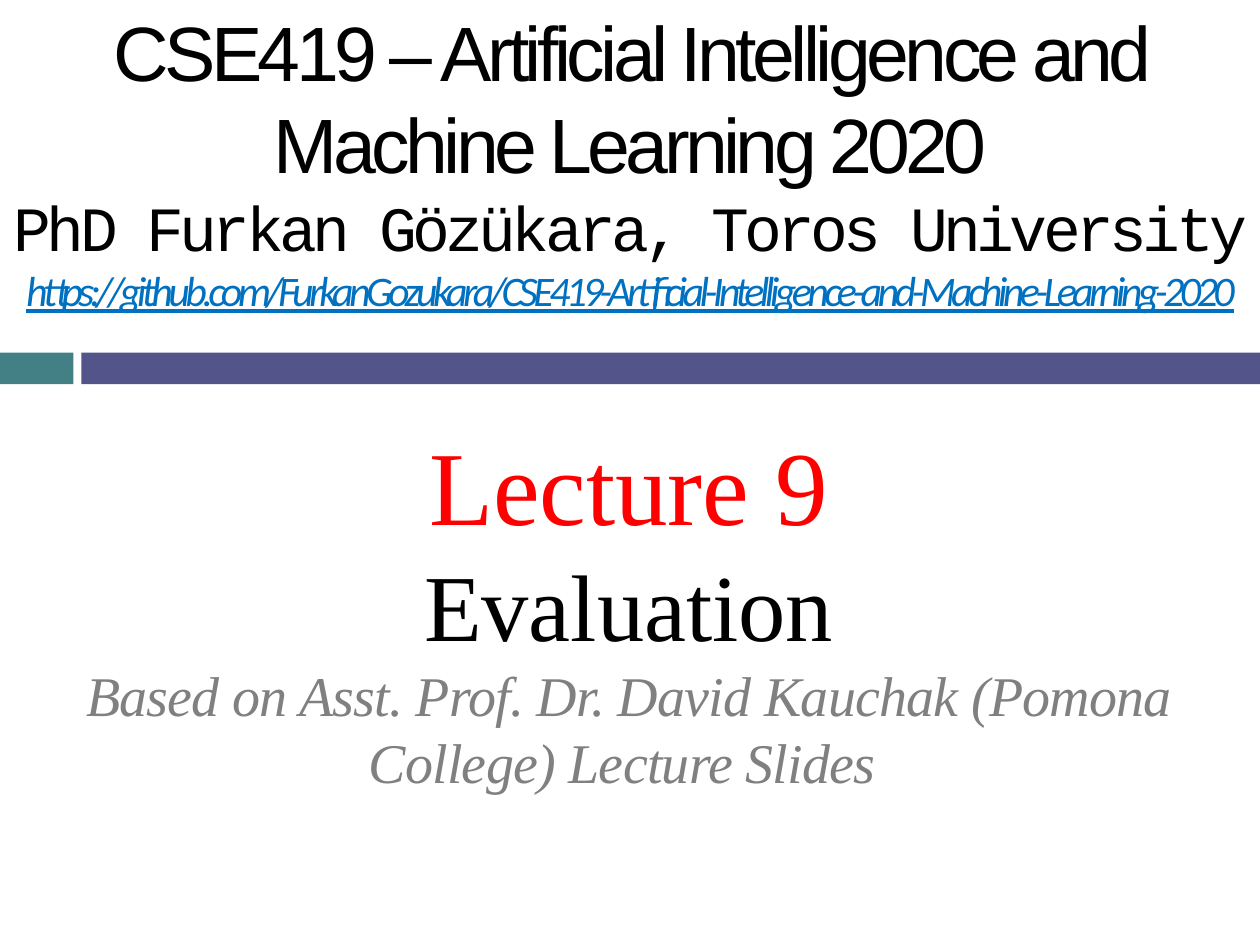
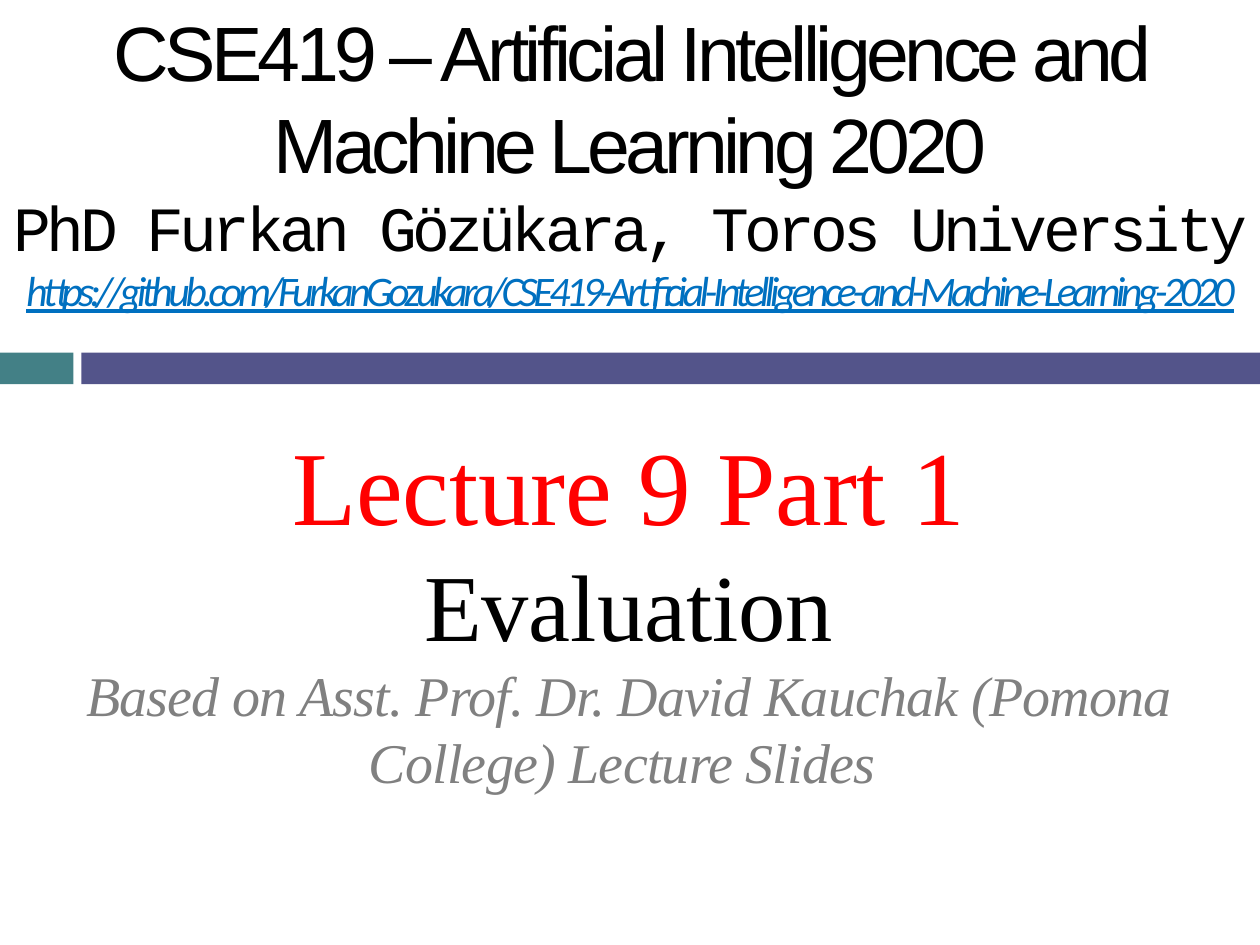
Before and after one commit to FurkanGozukara/CSE419-Artificial-Intelligence-and-Machine-Learning-2020, a slide deck: slide 1 of lecture slides/Lecture 9 - Evaluation & Multiclass.pptx. Drawn at 1260x945 pixels with LibreOffice and Linux fonts; fonts in the diff are those of the drawing. Boxes give left, top, right and bottom in pixels: in the first picture for what was removed or moved away, otherwise in the second. Text is boxed around its words. In the diff, an @@ line names an element or a change of style, - is before the commit and + after.

Commit message:
lecture 14 and 15 and organizing other lecture names

```diff
--- a/lecture slides/Lecture 9 - Evaluation & Multiclass.pptx
+++ b/lecture slides/Lecture 9 - Evaluation & Multiclass.pptx
@@ text at <box>292,455,965,526</box>: text changed @@
-Lecture 9
+Lecture 9 Part 1
```
Also in this commit, not shown: 18 other files.
